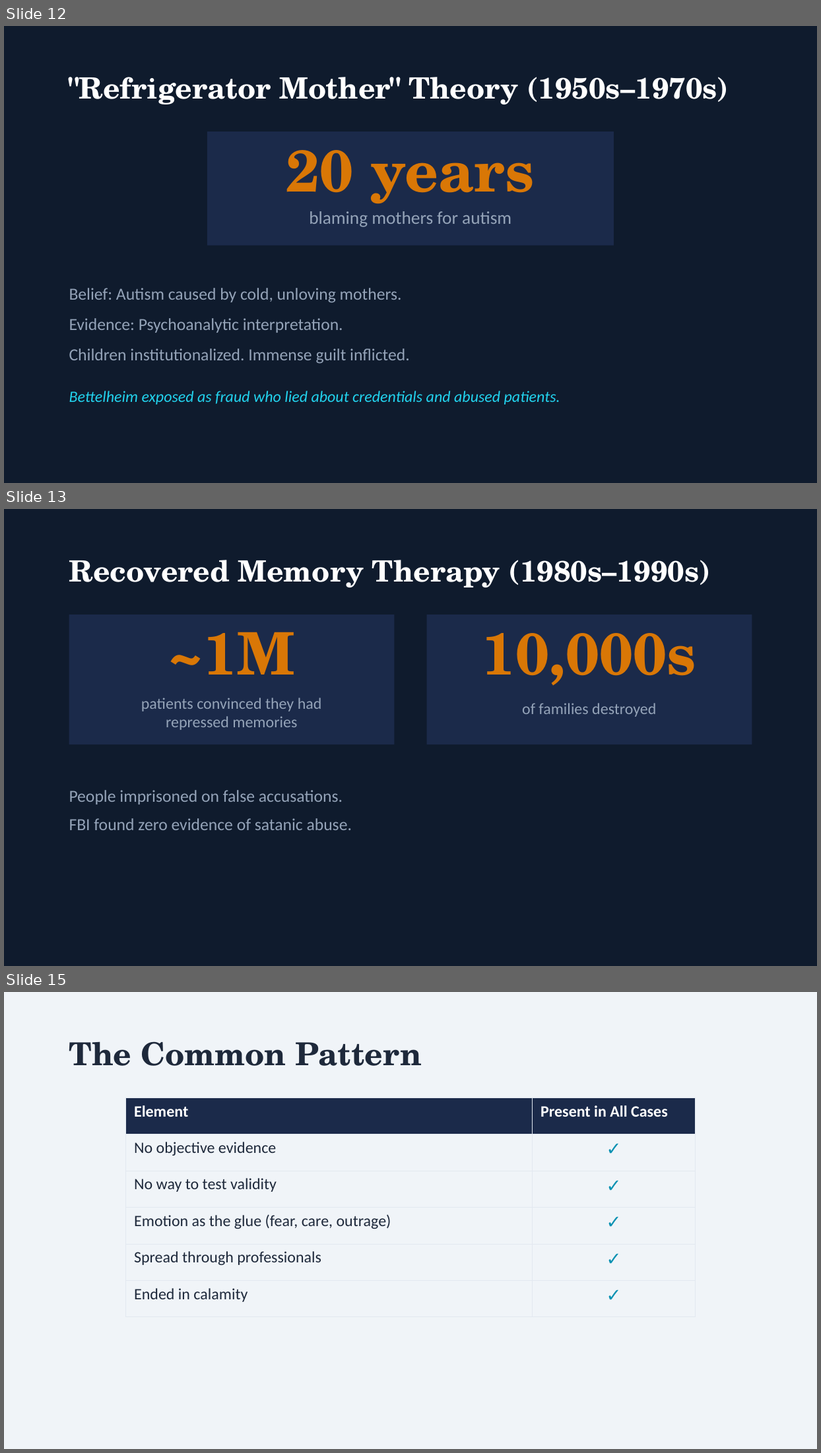
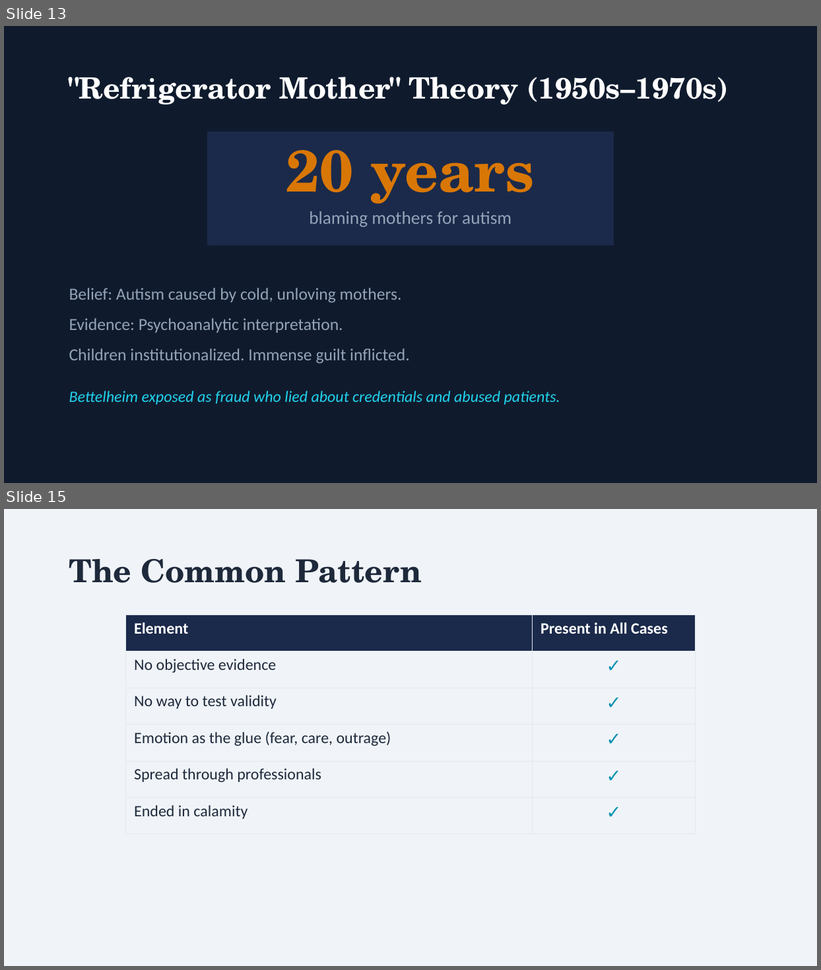
Before and after one commit to patrickkidd/ffrn-2026, a slide deck: 1-WHY_FAMILY/1-Why-Family.pptx. Shown one above the other, each under a label of ours: slides 12, 13 and 15 before the commit, slides 13 and 15 after it; the slides between them are not shown. The pictures are 821x1453 and 821x970 pixels, drawn with LibreOffice and Linux fonts; fonts in the diff are those of the drawing. Boxes give left, top, right and bottom in pixels: in the first picture for what was removed or moved away, otherwise in the second. Text is boxed around its words. In the diff, an @@ line names an element or a change of style, - is before the commit and + after.

```diff
--- a/1-WHY_FAMILY/1-Why-Family.pptx
+++ b/1-WHY_FAMILY/1-Why-Family.pptx
@@ slide 13 removed at (4,509,817,966), background #0F1B2D @@
@@ text removed at (69,560,711,588) @@
-Recovered Memory Therapy (1980s–1990s)
@@ rectangle removed at (69,615,394,745) @@
@@ rectangle removed at (427,615,752,745) @@
@@ text removed at (168,632,295,675) @@
-~1M
@@ text removed at (482,633,696,685) @@
-10,000s
@@ text removed at (141,698,322,730) @@
-patients convinced they had
-repressed memories
@@ text removed at (522,703,656,717) @@
-of families destroyed
@@ text removed at (69,790,352,830) @@
-People imprisoned on false accusations.
-FBI found zero evidence of satanic abuse.
@@ what was slide 12 is now slide 13 @@
```
Also in this commit, not shown: 6 slides changed, 1 slide added, 2 other files.
